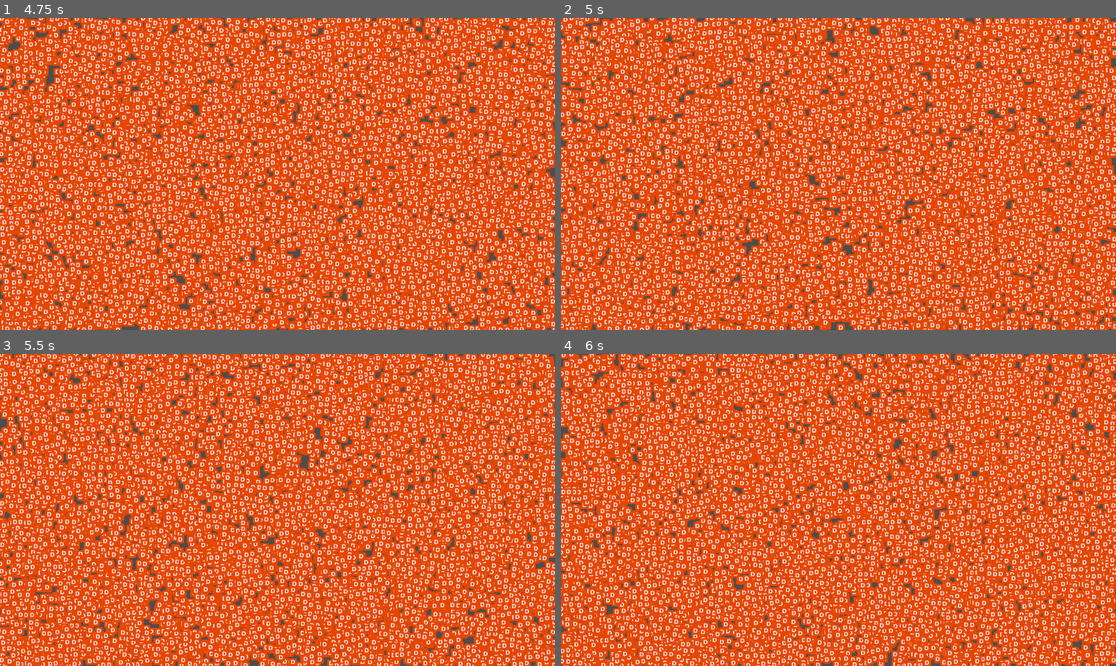
Above: before the commit, frames 1-4 (two rows, left to right).
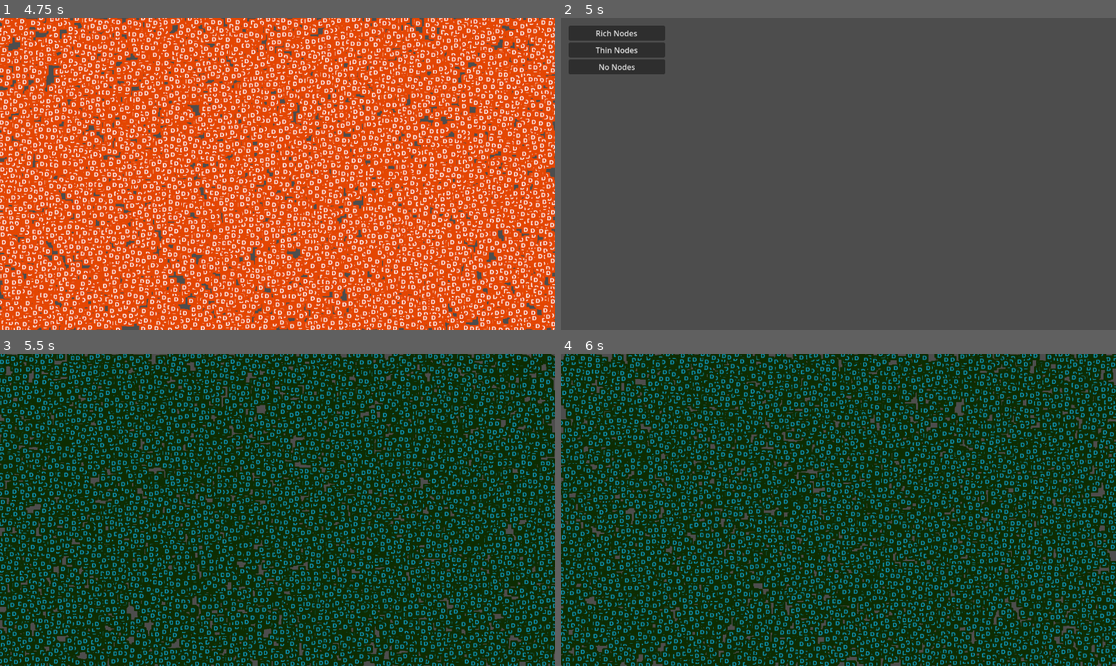
Above: after the commit, the same moments.

Repository: hmans/Godot4-Node-Performance
Game: Godot game, scene res://benchmark.tscn
Two runs of this game, one before a commit and one after it. Both use one fixed random seed, a clock stepped at 60 frames per second and the inputs below.
Inputs (mouse positions are in pixels of both pictures, inside the frame that each line leads up to):
- Up to frame 1 (4.75 s): click "Rich Nodes" at 0.5 s
- Up to frame 2 (5 s): tap Escape (ui_cancel) at 4.9 s
- Up to frame 3 (5.5 s): click (55, 385) at 5 s, where only the run after the commit has a clickable "Thin Nodes"
- Up to frame 4 (6 s): no input

Frame 1 is identical in both runs. In frame 2, 97% of the frame differs, in the area x 0-100%, y 0-100%; in frame 3, 100%; in frame 4, 100%.

Commit message:
Return to main scene with ESC

Diff:
--- /dev/null
+++ b/global.gd
@@ -0,0 +1,6 @@
+extends Node
+
+
+func _process(delta: float) -> void:
+	if Input.is_action_just_pressed("ui_cancel"):
+		get_tree().change_scene_to_file("res://benchmark.tscn")
--- a/project.godot
+++ b/project.godot
@@ -14,3 +14,7 @@
 run/main_scene="res://benchmark.tscn"
 config/features=PackedStringArray("4.0", "Forward Plus")
 config/icon="res://icon.svg"
+
+[autoload]
+
+Global="*res://global.gd"
